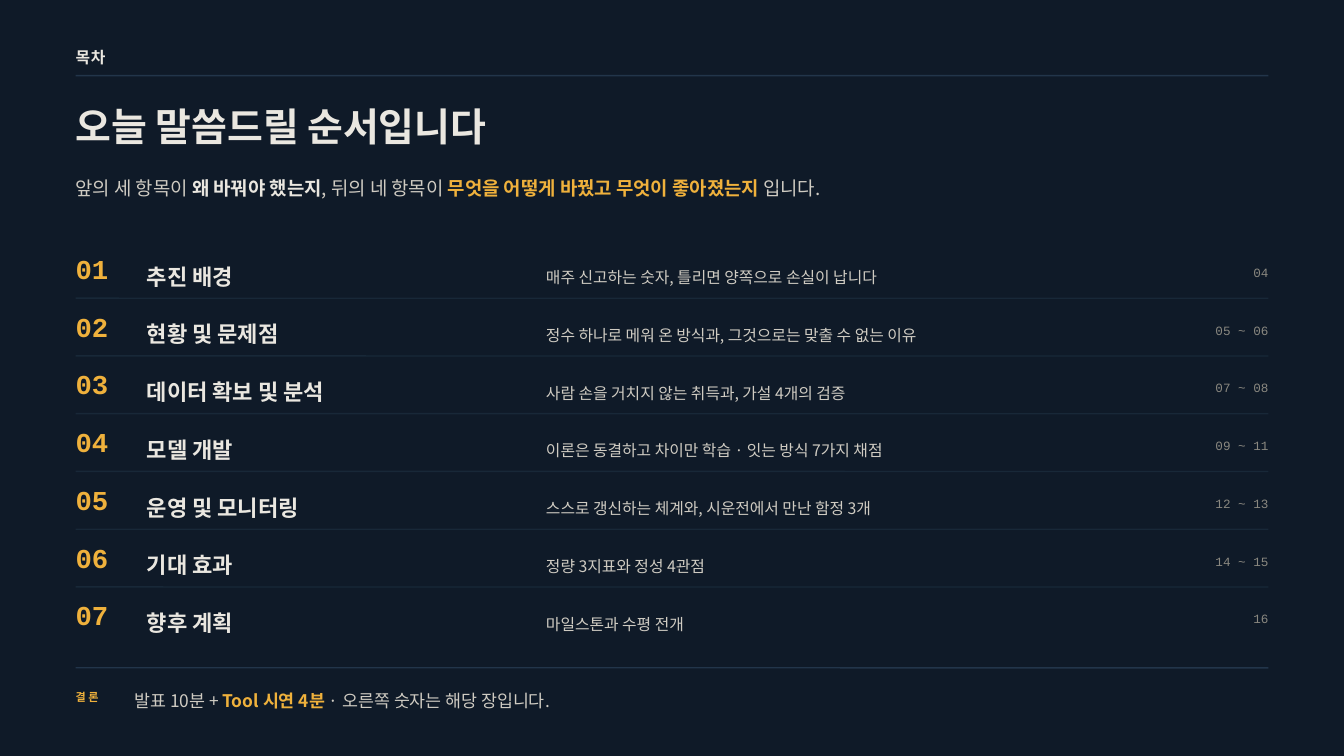
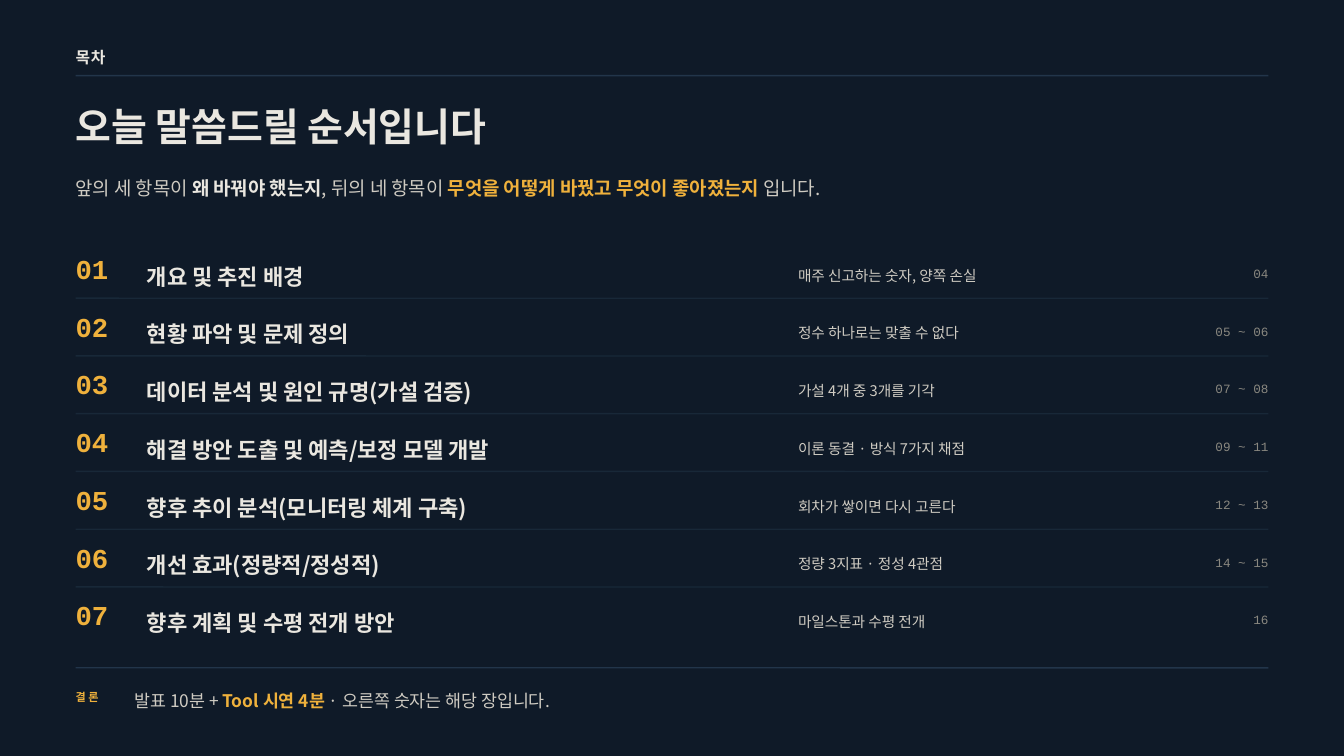
Before and after one commit to jooh-ai/Narae-AI, a slide deck: slide 2 of docs/ppt/위례_공급가능용량_최종발표.pptx. Drawn at 1344x756 pixels with LibreOffice and Linux fonts; fonts in the diff are those of the drawing. Boxes give left, top, right and bottom in pixels: in the first picture for what was removed or moved away, otherwise in the second. Text is boxed around its words. In the diff, an @@ line names an element or a change of style, - is before the commit and + after.

```diff
--- a/docs/ppt/위례_공급가능용량_최종발표.pptx
+++ b/docs/ppt/위례_공급가능용량_최종발표.pptx
@@ text at (147,266,304,287): text changed @@
-추진 배경
+개요 및 추진 배경
@@ text at (798,269,977,284): text changed; size 11.2 to 10.5 pt @@
-매주 신고하는 숫자, 틀리면 양쪽으로 손실이 납니다
+매주 신고하는 숫자, 양쪽 손실
@@ text at (147,323,350,344): text changed @@
-현황 및 문제점
+현황 파악 및 문제 정의
@@ text at (798,326,959,339): text changed; size 11.2 to 10.5 pt @@
-정수 하나로 메워 온 방식과, 그것으로는 맞출 수 없는 이유
+정수 하나로는 맞출 수 없다
@@ text at (147,381,472,405): text changed @@
-데이터 확보 및 분석
+데이터 분석 및 원인 규명(가설 검증)
@@ text at (798,384,935,397): text changed; size 11.2 to 10.5 pt @@
-사람 손을 거치지 않는 취득과, 가설 4개의 검증
+가설 4개 중 3개를 기각
@@ text at (147,439,490,462): text changed @@
-모델 개발
+해결 방안 도출 및 예측/보정 모델 개발
@@ text at (798,442,965,455): text changed; size 11.2 to 10.5 pt @@
-이론은 동결하고 차이만 학습 · 잇는 방식 7가지 채점
+이론 동결 · 방식 7가지 채점
@@ text at (147,497,467,521): text changed @@
-운영 및 모니터링
+향후 추이 분석(모니터링 체계 구축)
@@ text at (798,500,955,513): text changed; size 11.2 to 10.5 pt @@
-스스로 갱신하는 체계와, 시운전에서 만난 함정 3개
+회차가 쌓이면 다시 고른다
@@ text at (147,554,379,578): text changed @@
-기대 효과
+개선 효과(정량적/정성적)
@@ text at (798,557,943,570): text changed; size 11.2 to 10.5 pt @@
-정량 3지표와 정성 4관점
+정량 3지표 · 정성 4관점
@@ text at (147,612,395,633): text changed @@
-향후 계획
+향후 계획 및 수평 전개 방안
@@ text "마일스톤과 수평 전개": place and size @@
-text "마일스톤과 수평 전개" at (546,617,684,632)
+text "마일스톤과 수평 전개" at (798,615,925,628)
@@ text "마일스톤과 수평 전개" at (798,615,925,628): size 11.2 to 10.5 pt; line spacing 18.9pt to 14.7pt @@
```
Also in this commit, not shown: 13 other slides changed, 1 other file.
